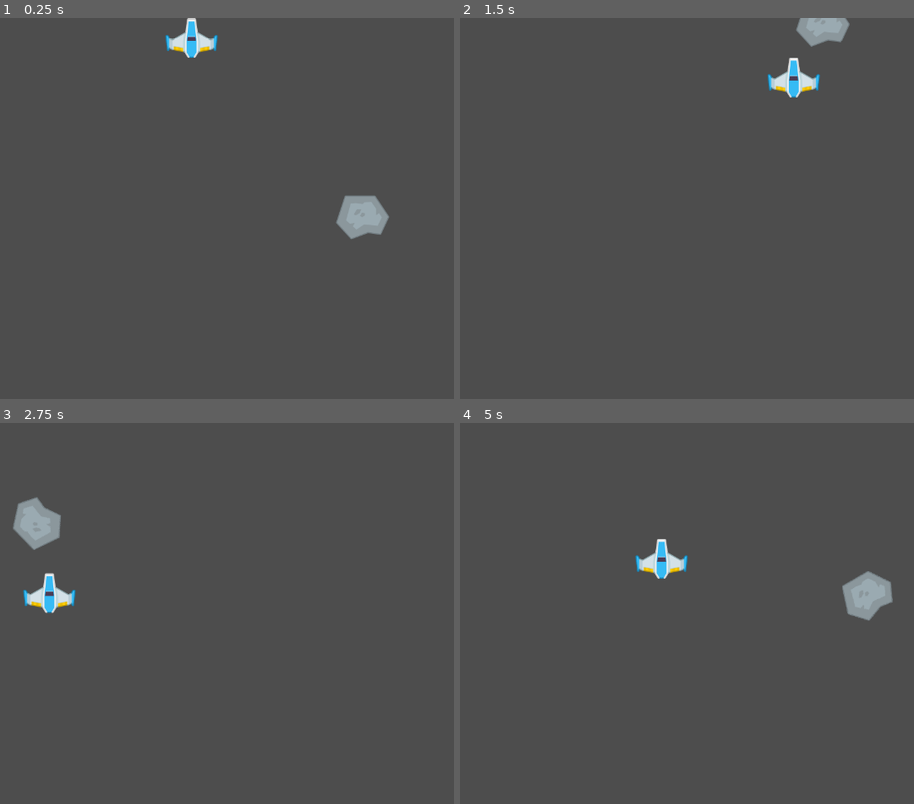
Above: before the commit, frames 1-4 (two rows, left to right).
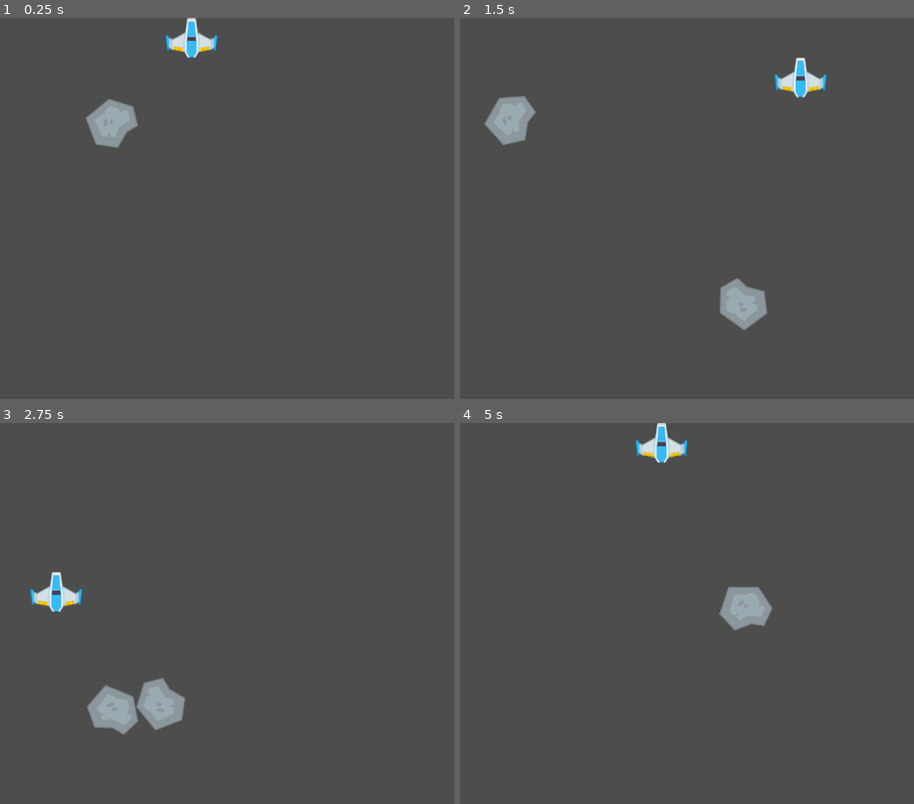
Above: after the commit, the same moments.

Repository: HexBlitUniversity/4-asteroids
Game: Godot game, scene res://game.tscn
The game is run twice, just before and just after one commit, with the same random seed, the same clock (stepped at 60 frames per second) and the same inputs.
Inputs:
- Up to frame 1 (0.25 s): no input
- Up to frame 2 (1.5 s): hold Right (right) 0.53-1.28 s; hold Space (shoot, bound only after the commit) 0.53-1.28 s; hold S (down) from 1.28 s (still down); tap Space (shoot, bound only after the commit) at 1.35 s
- Up to frame 3 (2.75 s): release S (down) at 2.03 s; hold Right (right) from 2.03 s (still down); hold Space (shoot, bound only after the commit) from 2.03 s (still down)
- Up to frame 4 (5 s): release Right (right) at 2.78 s; release Space (shoot, bound only after the commit) at 2.78 s; hold W (up) 2.78-3.53 s; tap Space (shoot, bound only after the commit) at 2.85, 4.35 s; hold Space (shoot, bound only after the commit) 3.53-4.28 s; hold A (left) from 3.53 s (still down)

The runs differ from the first frame. In frame 1, 2.0% of the frame differs, in the area x 18-86%, y 21-58%; in frame 2, 3.4%; in frame 3, 3.7%, in the area x 2-41%, y 19-82%; in frame 4, 3.2%.

Commit message:
added asteroid spawn and movement

Diff:
--- /dev/null
+++ b/AsteroidSpawner.gd
@@ -0,0 +1,26 @@
+extends Node
+
+var asteroid_scene = preload("res://asteroid.tscn")
+
+# Called when the node enters the scene tree for the first time.
+func _ready():
+	_spawn_asteroid()
+
+func _spawn_asteroid():
+	var asteroid = asteroid_scene.instantiate()
+	_set_asteroid_position(asteroid)
+	_set_asteroid_trajectory(asteroid)
+	add_child(asteroid)
+
+func _set_asteroid_position(asteroid):
+	var rect = get_viewport().size
+	asteroid.position = Vector2(randi_range(0, rect.x), randi_range(0,rect.y))
+
+func _set_asteroid_trajectory(asteroid):
+	asteroid.angular_velocity = randf_range(-4,4)
+	asteroid.angular_damp = 0
+	asteroid.linear_velocity = Vector2(randi_range(-300,300),300)
+	asteroid.linear_damp = 0
+
+func _on_timer_timeout():
+	_spawn_asteroid()
--- /dev/null
+++ b/asteroid.gd
@@ -0,0 +1,16 @@
+extends RigidBody2D
+
+var is_exploded = false
+
+func explode():
+	if is_exploded:
+		return
+
+	is_exploded = true
+
+	get_parent().remove_child(self)
+	queue_free()
+
+
+func _on_visible_on_screen_notifier_2d_screen_exited():
+	queue_free()
--- a/asteroid.tscn
+++ b/asteroid.tscn
@@ -1,13 +1,16 @@
 [gd_scene load_steps=4 format=3 uid="uid://cfxluhws00qww"]
 
 [ext_resource type="Texture2D" uid="uid://bnhaak4uax3jm" path="res://assets/Meteors/meteorGrey_big1.png" id="1_5f8mo"]
-[ext_resource type="PackedScene" uid="uid://clo4thn1tmoai" path="res://common/wraparound.tscn" id="2_boyr3"]
+[ext_resource type="Script" path="res://asteroid.gd" id="1_fbge6"]
 
 [sub_resource type="CapsuleShape2D" id="CapsuleShape2D_85024"]
 radius = 33.3525
 height = 90.5537
 
-[node name="asteroid" type="RigidBody2D"]
+[node name="asteroid" type="RigidBody2D" groups=["asteroids"]]
+gravity_scale = 0.0
+linear_velocity = Vector2(300, 0)
+script = ExtResource("1_fbge6")
 
 [node name="Sprite2D" type="Sprite2D" parent="."]
 texture_filter = 1
@@ -18,4 +21,6 @@
 rotation = 1.45843
 shape = SubResource("CapsuleShape2D_85024")
 
-[node name="Wraparound" parent="." instance=ExtResource("2_boyr3")]
+[node name="VisibleOnScreenNotifier2D" type="VisibleOnScreenNotifier2D" parent="."]
+
+[connection signal="screen_exited" from="VisibleOnScreenNotifier2D" to="." method="_on_visible_on_screen_notifier_2d_screen_exited"]
--- a/game.gd
+++ b/game.gd
@@ -5,3 +5,7 @@
 
 func call_wrap_around():
 	get_tree().call_group("wrap_around", "recalculate_wrap_area")
+
+
+func _on_timer_timeout():
+	pass # Replace with function body.
--- a/game.tscn
+++ b/game.tscn
@@ -1,14 +1,19 @@
 [gd_scene load_steps=4 format=3 uid="uid://d04cggva1mie0"]
 
 [ext_resource type="Script" path="res://game.gd" id="1_8ytl6"]
-[ext_resource type="PackedScene" uid="uid://cfxluhws00qww" path="res://asteroid.tscn" id="1_tn7aa"]
 [ext_resource type="PackedScene" uid="uid://julqpxrerg05" path="res://player.tscn" id="2_ima7j"]
+[ext_resource type="Script" path="res://AsteroidSpawner.gd" id="4_6giai"]
 
 [node name="game" type="Node2D"]
 script = ExtResource("1_8ytl6")
 
-[node name="asteroid" parent="." instance=ExtResource("1_tn7aa")]
-position = Vector2(687, 349)
-
 [node name="player" parent="." instance=ExtResource("2_ima7j")]
 position = Vector2(363, 488)
+
+[node name="AsteroidSpawner" type="Node" parent="."]
+script = ExtResource("4_6giai")
+
+[node name="Timer" type="Timer" parent="."]
+autostart = true
+
+[connection signal="timeout" from="Timer" to="AsteroidSpawner" method="_on_timer_timeout"]
--- /dev/null
+++ b/objects/laser.gd
@@ -0,0 +1,26 @@
+extends Area2D
+
+var direction = Vector2(0,-1)
+var projectile_speed = 1000
+# Called when the node enters the scene tree for the first time.
+func _ready():
+	pass # Replace with function body.
+
+
+# Called every frame. 'delta' is the elapsed time since the previous frame.
+func _process(delta):
+	pass
+
+func _physics_process(delta):
+	self.position += direction * projectile_speed * delta
+
+
+func _on_visible_on_screen_notifier_2d_screen_exited():
+	queue_free()
+
+
+func _on_body_shape_entered(body_rid, body, body_shape_index, local_shape_index):
+	if !self.is_queued_for_deletion() && body.is_in_group("asteroids"):
+		body.call_deferred("explode")
+		get_parent().remove_child(self)
+		queue_free()
--- /dev/null
+++ b/objects/laser.tscn
@@ -0,0 +1,23 @@
+[gd_scene load_steps=4 format=3 uid="uid://fhqp55ednit3"]
+
+[ext_resource type="Texture2D" uid="uid://bdem4e2cc4ok3" path="res://assets/Lasers/laserGreen11.png" id="1_fpi07"]
+[ext_resource type="Script" path="res://objects/laser.gd" id="1_kcm61"]
+
+[sub_resource type="RectangleShape2D" id="RectangleShape2D_68h4c"]
+size = Vector2(9, 54)
+
+[node name="Laser" type="Area2D"]
+script = ExtResource("1_kcm61")
+
+[node name="Sprite2D" type="Sprite2D" parent="."]
+texture_filter = 1
+texture = ExtResource("1_fpi07")
+
+[node name="CollisionShape2D" type="CollisionShape2D" parent="."]
+position = Vector2(-0.5, 0)
+shape = SubResource("RectangleShape2D_68h4c")
+
+[node name="VisibleOnScreenNotifier2D" type="VisibleOnScreenNotifier2D" parent="."]
+
+[connection signal="body_shape_entered" from="." to="." method="_on_body_shape_entered"]
+[connection signal="screen_exited" from="VisibleOnScreenNotifier2D" to="." method="_on_visible_on_screen_notifier_2d_screen_exited"]
--- /dev/null
+++ b/objects/laser_weapon.gd
@@ -0,0 +1,8 @@
+extends Node2D
+
+var laser_scene = preload("res://objects/laser.tscn")
+
+func shoot():
+	var laser = laser_scene.instantiate()
+	laser.global_position = self.global_position
+	get_node("/root/game").add_child(laser)
--- /dev/null
+++ b/objects/laser_weapon.tscn
@@ -0,0 +1,6 @@
+[gd_scene load_steps=2 format=3 uid="uid://2vv4txj11i7q"]
+
+[ext_resource type="Script" path="res://objects/laser_weapon.gd" id="1_dg01m"]
+
+[node name="LaserWeapon" type="Node2D"]
+script = ExtResource("1_dg01m")
--- a/player.gd
+++ b/player.gd
@@ -20,13 +20,18 @@
 		if event.is_action_released(dir):
 			ship_dir = Vector2.ZERO
 
+	if event.is_action_pressed("shoot"):
+		$LaserWeapon.shoot()
+
 
 func _physics_process(delta):
 
-	# Get the input direction and handle the movement/deceleration.
-	# As good practice, you should replace UI actions with custom gameplay actions.
 	var direction = ship_dir * SPEED
 	velocity = direction * SPEED * delta
 
+	move_and_slide()
 
-	move_and_slide()
+
+func _on_hitbox_body_entered(body):
+	if !self.is_queued_for_deletion() && body.is_in_group("asteroids"):
+		queue_free()
--- a/player.tscn
+++ b/player.tscn
@@ -1,11 +1,15 @@
-[gd_scene load_steps=5 format=3 uid="uid://julqpxrerg05"]
+[gd_scene load_steps=7 format=3 uid="uid://julqpxrerg05"]
 
 [ext_resource type="Texture2D" uid="uid://tr8dg34yc8m0" path="res://assets/playerShip1_blue.png" id="1_2s1an"]
 [ext_resource type="Script" path="res://player.gd" id="1_tr480"]
 [ext_resource type="PackedScene" uid="uid://clo4thn1tmoai" path="res://common/wraparound.tscn" id="2_umuxq"]
+[ext_resource type="PackedScene" uid="uid://2vv4txj11i7q" path="res://objects/laser_weapon.tscn" id="4_pki75"]
 
 [sub_resource type="RectangleShape2D" id="RectangleShape2D_kod6j"]
 size = Vector2(107, 20)
+
+[sub_resource type="RectangleShape2D" id="RectangleShape2D_wpd6v"]
+size = Vector2(91.7632, 21.688)
 
 [node name="player" type="CharacterBody2D"]
 script = ExtResource("1_tr480")
@@ -19,3 +23,15 @@
 [node name="CollisionShape2D" type="CollisionShape2D" parent="."]
 position = Vector2(4, 9)
 shape = SubResource("RectangleShape2D_kod6j")
+
+[node name="LaserWeapon" parent="." instance=ExtResource("4_pki75")]
+
+[node name="Hitbox" type="Area2D" parent="."]
+
+[node name="CollisionShape2D" type="CollisionShape2D" parent="Hitbox"]
+position = Vector2(1.12986, 7.96473)
+rotation = 0.0193597
+scale = Vector2(1, 1)
+shape = SubResource("RectangleShape2D_wpd6v")
+
+[connection signal="body_entered" from="Hitbox" to="." method="_on_hitbox_body_entered"]
--- a/project.godot
+++ b/project.godot
@@ -47,3 +47,9 @@
 , Object(InputEventKey,"resource_local_to_scene":false,"resource_name":"","device":-1,"window_id":0,"alt_pressed":false,"shift_pressed":false,"ctrl_pressed":false,"meta_pressed":false,"pressed":false,"keycode":0,"physical_keycode":4194322,"key_label":0,"unicode":0,"echo":false,"script":null)
 ]
 }
+shoot={
+"deadzone": 0.5,
+"events": [Object(InputEventKey,"resource_local_to_scene":false,"resource_name":"","device":-1,"window_id":0,"alt_pressed":false,"shift_pressed":false,"ctrl_pressed":false,"meta_pressed":false,"pressed":false,"keycode":0,"physical_keycode":32,"key_label":0,"unicode":32,"echo":false,"script":null)
+, Object(InputEventMouseButton,"resource_local_to_scene":false,"resource_name":"","device":-1,"window_id":0,"alt_pressed":false,"shift_pressed":false,"ctrl_pressed":false,"meta_pressed":false,"button_mask":0,"position":Vector2(0, 0),"global_position":Vector2(0, 0),"factor":1.0,"button_index":1,"pressed":false,"double_click":false,"script":null)
+]
+}
